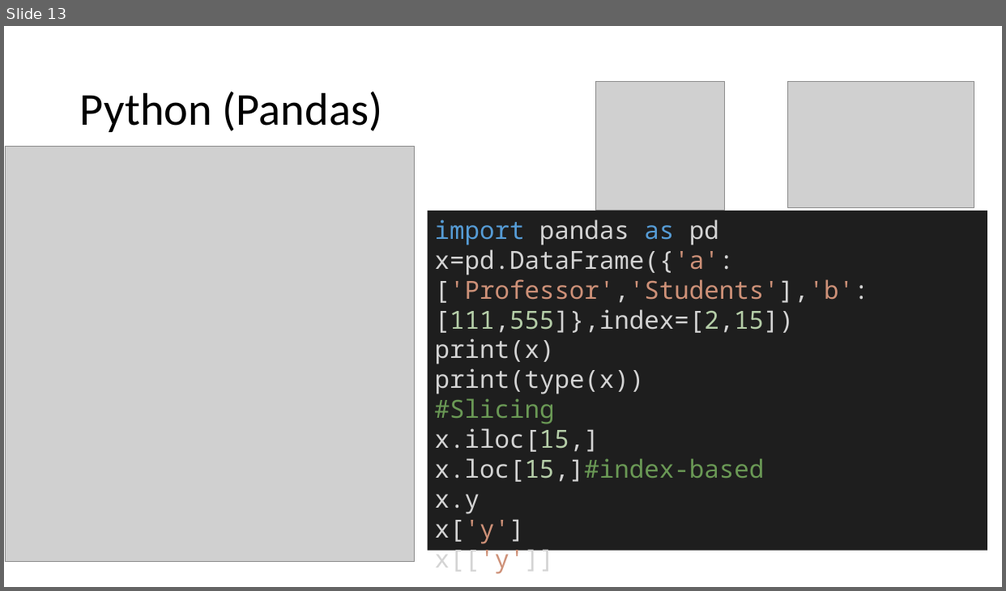
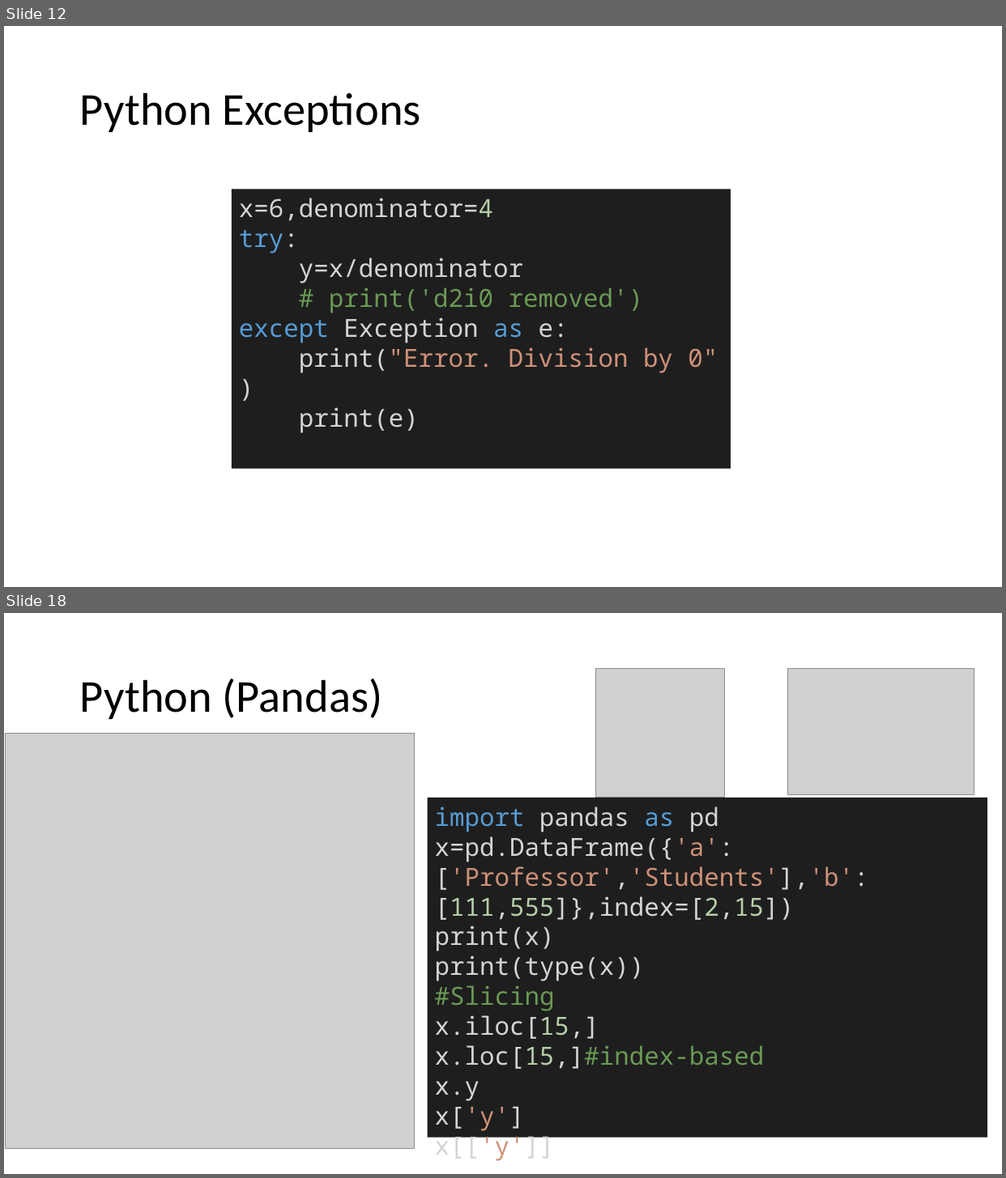
Before and after one commit to mathphysmx/teaching-ml, a slide deck: slides/01_softwareTutorial.pptx. Shown one above the other, each under a label of ours: slide 13 before the commit, slides 12 and 18 after it; the slides between them are not shown. The pictures are 1006x591 and 1006x1178 pixels, drawn with LibreOffice and Linux fonts; fonts in the diff are those of the drawing; grey boxes stand for pictures. Boxes give left, top, right and bottom in pixels: in the first picture for what was removed or moved away, otherwise in the second. Text is boxed around its words. In the diff, an @@ line names an element or a change of style, - is before the commit and + after.

```diff
--- a/slides/01_softwareTutorial.pptx
+++ b/slides/01_softwareTutorial.pptx
@@ slide 12 added at [4, 26, 1002, 587], background #FFFFFF @@
@@ title added at [80, 92, 421, 132], 44 pt, text #000000 @@
+Python Exceptions
@@ rectangle added at [232, 189, 731, 469], fill #1E1E1E, 24 pt, text #D4D4D4 @@
+x=6,denominator=4
+try:
+y=x/denominator
+# print('d2i0 removed')
+except Exception as e:
+print("Error. Division by 0")
+print(e)
@@ what was slide 13 is now slide 18 @@
```
Also in this commit, not shown: 4 slides changed, 3 other slides added, 2 other files.
